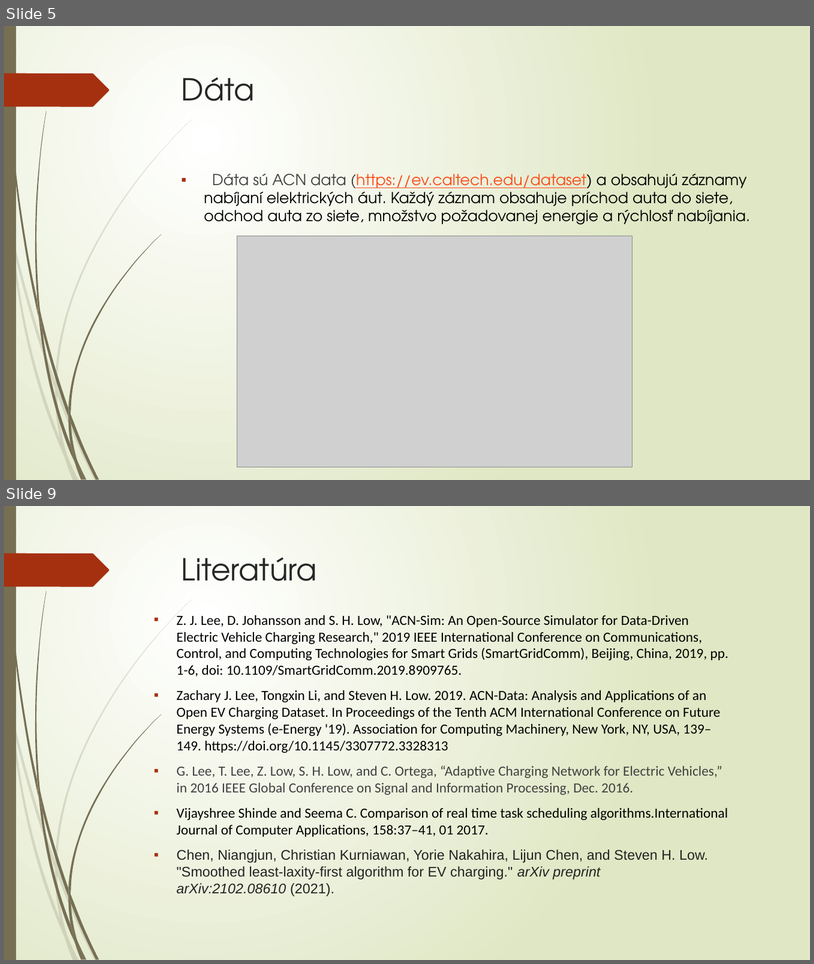
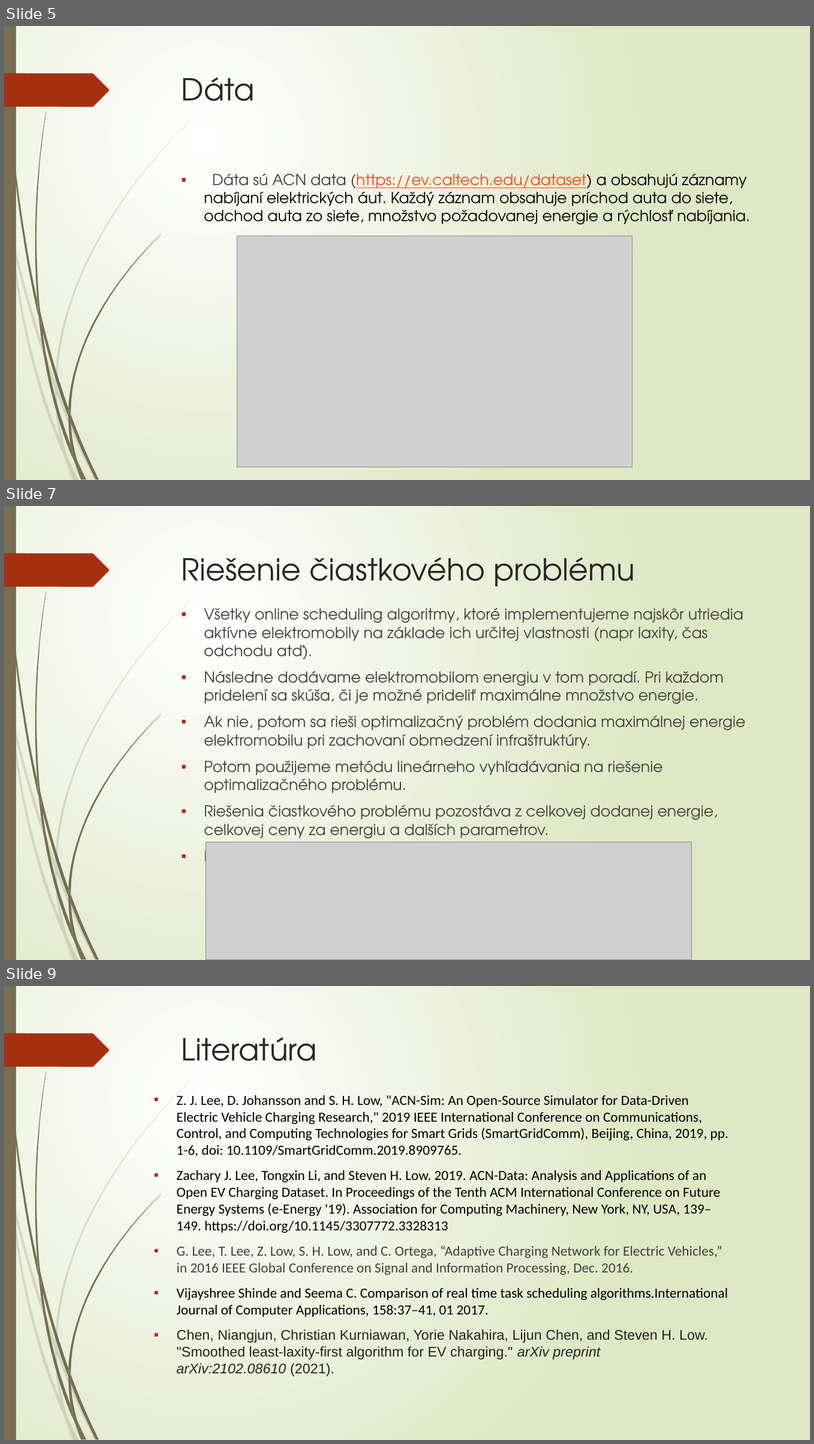
Before and after one commit to Omar-687/diplomovka, a slide deck: prezentácia_diplomovka (2).pptx. Shown one above the other, each under a label of ours: slides 5 and 9 before the commit, slides 5, 7 and 9 after it; the slides between them are not shown. The pictures are 814x964 and 814x1444 pixels, drawn with LibreOffice and Linux fonts; fonts in the diff are those of the drawing; grey boxes stand for pictures. Boxes give left, top, right and bottom in pixels: in the first picture for what was removed or moved away, otherwise in the second. Text is boxed around its words. In the diff, an @@ line names an element or a change of style, - is before the commit and + after.

```diff
--- a/prezentácia_diplomovka (2).pptx
+++ b/prezentácia_diplomovka (2).pptx
@@ slide 7 added at <box>4,506,810,960</box>, background gradient #FFFFFF to #DFE8C4; not listed: 24 template elements that a slide beside it also shows @@
@@ title added at <box>182,557,635,586</box>, 36 pt, text #262626 @@
+Riešenie čiastkového problému
@@ text added at <box>204,608,746,842</box>, 18 pt, text #404040 @@
+▪ Všetky online scheduling algoritmy, ktoré implementujeme najskôr utriedia aktívne elektromobily na základe ich určitej vlastnosti (napr laxity, čas odchodu atď).
+▪ Následne dodávame elektromobilom energiu v tom poradí. Pri každom pridelení sa skúša, či je možné prideliť maximálne množstvo energie.
+▪ Ak nie, potom sa rieši optimalizačný problém dodania maximálnej energie elektromobilu pri zachovaní obmedzení infraštruktúry.
+▪ Potom použijeme metódu lineárneho vyhľadávania na riešenie optimalizačného problému.
+▪ Riešenia čiastkového problému pozostáva z celkovej dodanej energie, celkovej ceny za energiu a dalších parametrov.
+▪ Príklad výstupu:
@@ picture added at <box>206,842,692,960</box> @@
```
Also in this commit, not shown: 2 slides changed, 1 slide removed, 1 other file.
